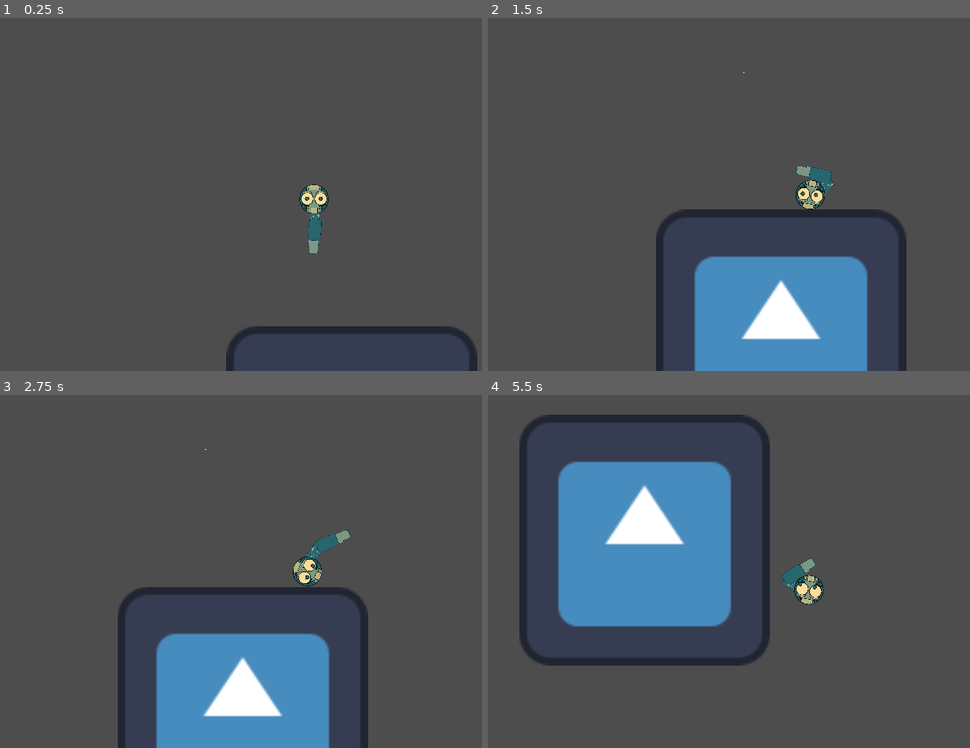
Above: before the commit, frames 1-4 (two rows, left to right).
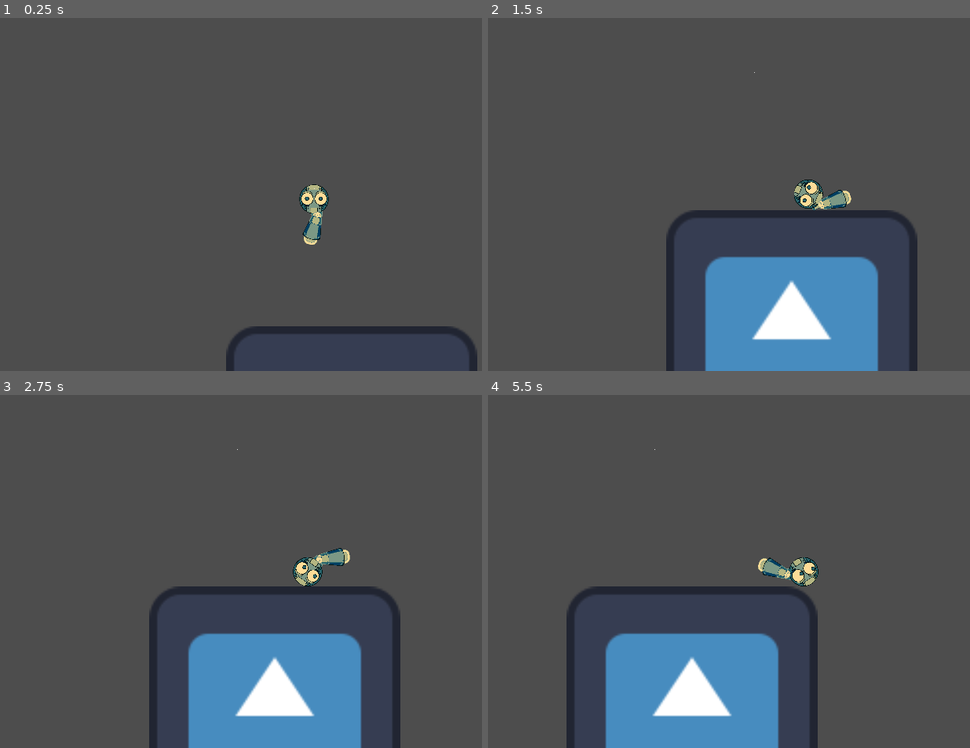
Above: after the commit, the same moments.

Repository: PiotrusWatson/MeetYourMaker
Game: Godot game, scene res://WorldScenes/PiotrusWorld.tscn
Two runs of this game, one before a commit and one after it. Both use one fixed random seed, a clock stepped at 60 frames per second and the inputs below. The engine's default icon, where the game draws it, is replaced by a stand-in: a white triangle on a blue panel in a dark square.
Inputs (mouse positions are in pixels of both pictures, inside the frame that each line leads up to):
- Up to frame 1 (0.25 s): no input
- Up to frame 2 (1.5 s): move the mouse to (941, 176) at 0.52 s; press the mouse at (941, 176) at 0.53 s; hold D (Right) from 0.53 s (still down); tap Space (Jump) at 0.77 s; move the mouse to (675, 212) at 1.27 s; release the mouse at (675, 212) at 1.28 s; click (675, 212) at 1.35 s
- Up to frame 3 (2.75 s): tap Space (Jump) at 1.52 s; move the mouse to (375, 493) at 2.02 s; release D (Right) at 2.03 s; press the mouse at (375, 493) at 2.03 s; hold A (Left) from 2.03 s (still down)
- Up to frame 4 (5.5 s): move the mouse to (772, 642) at 2.77 s; release A (Left) at 2.78 s; release the mouse at (772, 642) at 2.78 s; hold D (Right) 2.78-4.28 s; click (772, 642) at 2.85 s; tap Space (Jump) at 3.02, 3.77, 4.52 s; move the mouse to (outside the picture) at 3.52 s; press the mouse at (outside the picture) at 3.53 s; move the mouse to (613, 518) at 4.27 s; release the mouse at (613, 518) at 4.28 s; hold A (Left) 4.28-5.03 s; click (613, 518) at 4.35 s; move the mouse to (835, 571) at 5.02 s; press the mouse at (835, 571) at 5.03 s; hold D (Right) from 5.03 s (still down)

The runs differ from the first frame. In frame 1, 0.3% of the frame differs, in the area x 62-67%, y 50-67%; in frame 2, 6.6%; in frame 3, 11%; in frame 4, 34%, in the area x 6-70%, y 5-100%.

Commit message:
dandelion arm assets in :)

Diff:
--- a/Scenes/Prefabs/Variants/arm_segment.tscn
+++ b/Scenes/Prefabs/Variants/arm_segment.tscn
@@ -1,10 +1,10 @@
 [gd_scene load_steps=3 format=3 uid="uid://dq4xekqth6v3v"]
 
-[ext_resource type="Texture2D" uid="uid://dcc74if0r6wqf" path="res://Sprites/upper_arm.png" id="1_7260y"]
+[ext_resource type="Texture2D" uid="uid://ck7536s17ql4s" path="res://Sprites/robot_arm.png" id="1_ifhm5"]
 
 [sub_resource type="CapsuleShape2D" id="CapsuleShape2D_lcq3b"]
-radius = 94.61
-height = 592.0
+radius = 116.0
+height = 410.0
 
 [node name="ArmSegment" type="RigidBody2D"]
 collision_layer = 0
@@ -13,8 +13,8 @@
 gravity_scale = 0.0
 
 [node name="Sprite2D" type="Sprite2D" parent="."]
-scale = Vector2(0.496, 1.232)
-texture = ExtResource("1_7260y")
+scale = Vector2(0.5, 0.5)
+texture = ExtResource("1_ifhm5")
 
 [node name="CollisionShape2D" type="CollisionShape2D" parent="."]
 position = Vector2(3, 21)
--- a/Scenes/Prefabs/Variants/arm_segment_hand.tscn
+++ b/Scenes/Prefabs/Variants/arm_segment_hand.tscn
@@ -1,9 +1,23 @@
-[gd_scene load_steps=3 format=3 uid="uid://cnybpoaunwx0l"]
+[gd_scene load_steps=4 format=3 uid="uid://cnybpoaunwx0l"]
 
 [ext_resource type="PackedScene" uid="uid://dq4xekqth6v3v" path="res://Scenes/Prefabs/Variants/arm_segment.tscn" id="1_qykkq"]
-[ext_resource type="Texture2D" uid="uid://dv1wconlr07b1" path="res://Sprites/lower_arm.png" id="2_8bfvw"]
+[ext_resource type="Texture2D" uid="uid://28n5e8tjybob" path="res://Sprites/robot_joint.png" id="2_jclmu"]
+[ext_resource type="Texture2D" uid="uid://bf45q8nfanu4c" path="res://Sprites/robot_gun_point.png" id="3_rv364"]
 
 [node name="ArmSegment" instance=ExtResource("1_qykkq")]
 
-[node name="Sprite2D" parent="." index="0"]
-texture = ExtResource("2_8bfvw")
+[node name="Joint" type="Sprite2D" parent="." index="0"]
+position = Vector2(1, -265)
+scale = Vector2(0.5, 0.5)
+texture = ExtResource("2_jclmu")
+
+[node name="Sprite2D" parent="." index="1"]
+position = Vector2(0, -90.08)
+
+[node name="Sprite2D" type="Sprite2D" parent="Sprite2D" index="0"]
+z_index = -1
+position = Vector2(0, 22.355)
+texture = ExtResource("3_rv364")
+
+[node name="CollisionShape2D" parent="." index="2"]
+position = Vector2(-2, -88)
--- a/Scenes/Prefabs/gun_arm.tscn
+++ b/Scenes/Prefabs/gun_arm.tscn
@@ -13,24 +13,25 @@
 script = ExtResource("1_xma6y")
 
 [node name="Arm_Joint" type="PinJoint2D" parent="."]
-position = Vector2(-16.1, -108.115)
+position = Vector2(-16.1, -32.22)
 node_a = NodePath("../..")
 node_b = NodePath("../ArmSegment")
 
 [node name="ArmSegment" parent="." instance=ExtResource("2_fp233")]
 z_index = -1
 position = Vector2(-15, 110)
+rotation = -3.17301
 collision_layer = 3
 collision_mask = 3
 gravity_scale = 0.5
 
 [node name="Joint1" type="PinJoint2D" parent="."]
-position = Vector2(-2, 347)
+position = Vector2(-2, 262.035)
 node_a = NodePath("../ArmSegment")
 node_b = NodePath("../Hand")
 
 [node name="Hand" parent="." instance=ExtResource("3_0pjxa")]
-position = Vector2(-6.295, 606.73)
+position = Vector2(-6.295, 546.515)
 collision_layer = 3
 collision_mask = 3
 physics_material_override = SubResource("PhysicsMaterial_av0cf")
--- a/Scenes/Prefabs/player.tscn
+++ b/Scenes/Prefabs/player.tscn
@@ -73,7 +73,8 @@
 collision_mask = 128
 mass = 0.01
 gravity_scale = 0.0
-linear_damp = 80.0
+linear_damp = 100.0
+angular_damp = 100.0
 
 [node name="Sprite2D" type="Sprite2D" parent="Head/GooglyEyes/LeftPupil"]
 position = Vector2(109.17, -42)
@@ -88,7 +89,8 @@
 collision_mask = 128
 mass = 0.01
 gravity_scale = 0.0
-linear_damp = 80.0
+linear_damp = 100.0
+angular_damp = 100.0
 
 [node name="Sprite2D" type="Sprite2D" parent="Head/GooglyEyes/RightPupil"]
 position = Vector2(109.17, -42)
Binary file added: Sprites/robot_arm.png
Not shown, added: Sprites/robot_arm.png.import
Binary file added: Sprites/robot_gun_point.png
Not shown, added: Sprites/robot_gun_point.png.import
Binary file added: Sprites/robot_jet_sprite.png
Binary file added: Sprites/robot_joint.png
Not shown, added: Sprites/robot_joint.png.import
